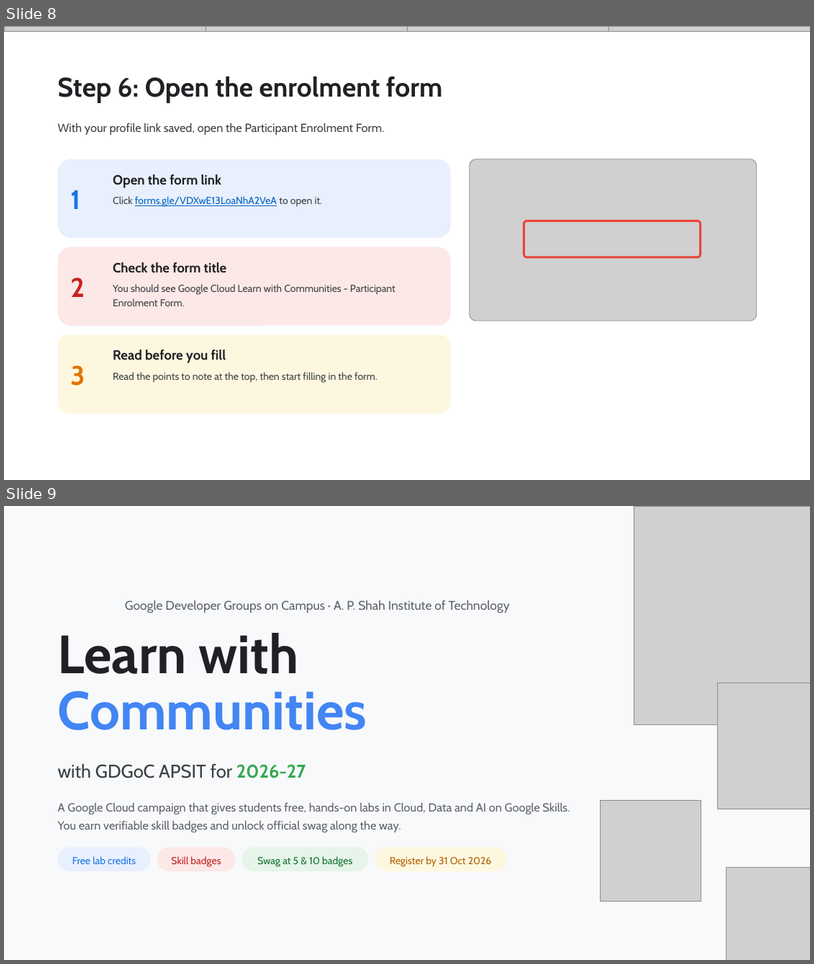
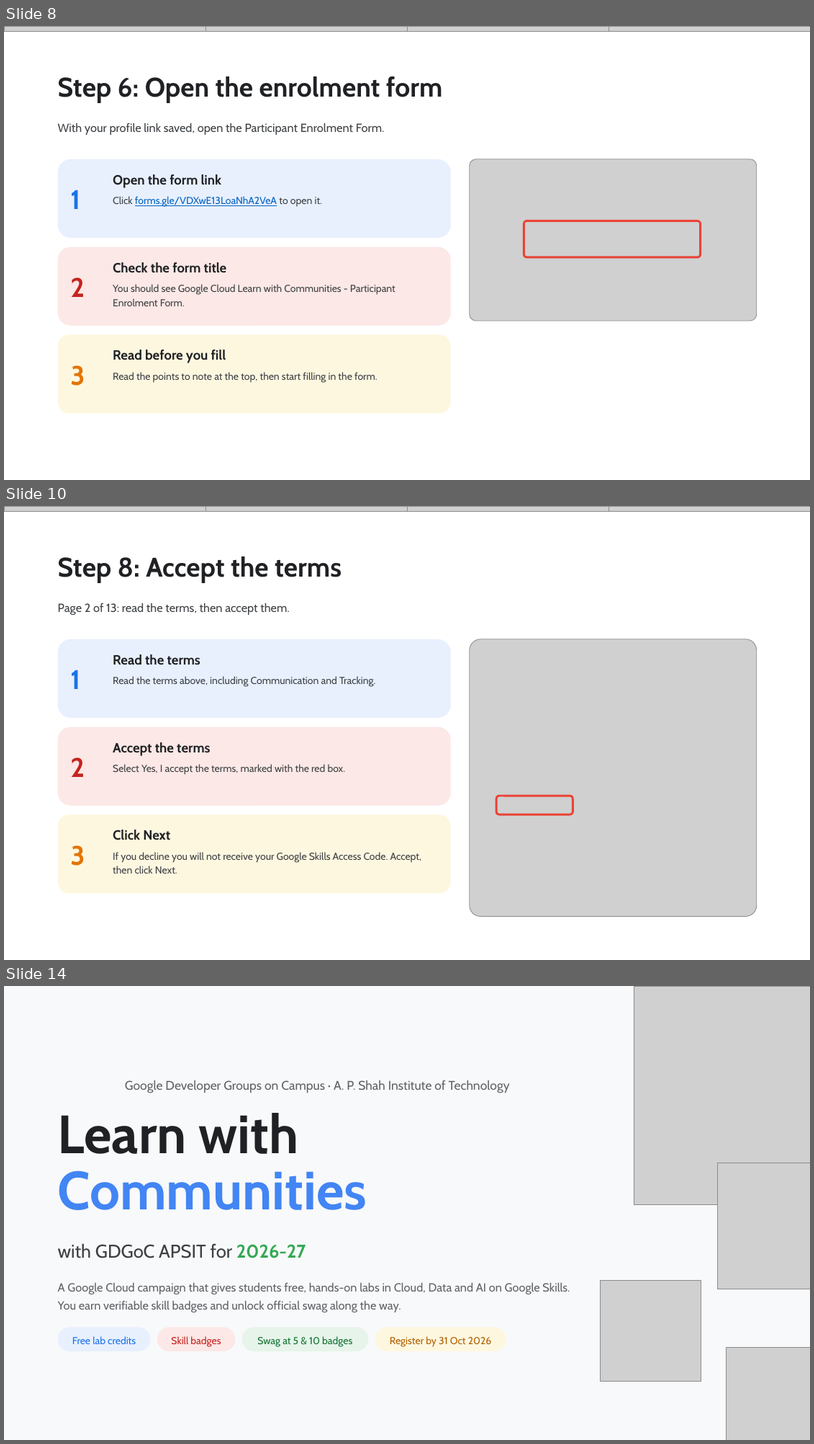
Before and after one commit to Viverun/Realism_Grade, a slide deck: Skill_Boost_Registration_Guide.pptx. Shown one above the other, each under a label of ours: slides 8 and 9 before the commit, slides 8, 10 and 14 after it; the slides between them are not shown. The pictures are 814x964 and 814x1444 pixels, drawn with LibreOffice and Linux fonts; fonts in the diff are those of the drawing; grey boxes stand for pictures; background and template pictures are left out. Boxes give left, top, right and bottom in pixels: in the first picture for what was removed or moved away, otherwise in the second. Text is boxed around its words. In the diff, an @@ line names an element or a change of style, - is before the commit and + after.

```diff
--- a/Skill_Boost_Registration_Guide.pptx
+++ b/Skill_Boost_Registration_Guide.pptx
@@ slide 10 added at [4, 506, 810, 960], background #FFFFFF @@
@@ picture added at [4, 506, 206, 511] @@
@@ picture added at [206, 506, 407, 511] @@
@@ picture added at [407, 506, 609, 511] @@
@@ picture added at [609, 506, 810, 511] @@
@@ title added at [58, 556, 342, 583], 32 pt, text #202124, bold @@
+Step 8: Accept the terms
@@ text added at [58, 602, 289, 615], 14 pt, text #3C4043 @@
+Page 2 of 13: read the terms, then accept them.
@@ rounded rectangle added at [58, 639, 451, 718], fill #E8F0FE @@
@@ text added at [113, 654, 201, 665], 16 pt, text #202124, bold @@
+Read the terms
@@ picture added at [470, 639, 757, 916] @@
@@ text added at [70, 670, 80, 689], 32 pt, text #1A73E8, bold @@
+1
@@ text added at [113, 676, 376, 687], 12 pt, text #3C4043 @@
+Read the terms above, including Communication and Tracking.
@@ rounded rectangle added at [58, 727, 451, 806], fill #FCE8E6 @@
@@ text added at [113, 742, 210, 756], 16 pt, text #202124, bold @@
+Accept the terms
@@ text added at [70, 757, 85, 777], 32 pt, text #C5221F, bold @@
+2
@@ text added at [113, 764, 346, 775], 12 pt, text #3C4043 @@
+Select Yes, I accept the terms, marked with the red box.
@@ rounded rectangle added at [497, 795, 574, 815], outline #EA4335 2.5 pt @@
@@ rounded rectangle added at [58, 815, 451, 893], fill #FEF7E0 @@
@@ text added at [113, 829, 170, 840], 16 pt, text #202124, bold @@
+Click Next
@@ text added at [70, 845, 85, 865], 32 pt, text #E37400, bold @@
+3
@@ text added at [113, 852, 422, 873], 12 pt, text #3C4043 @@
+If you decline you will not receive your Google Skills Access Code. Accept, then click Next.
@@ what was slide 9 is now slide 14 @@
```
Also in this commit, not shown: 4 other slides added.
